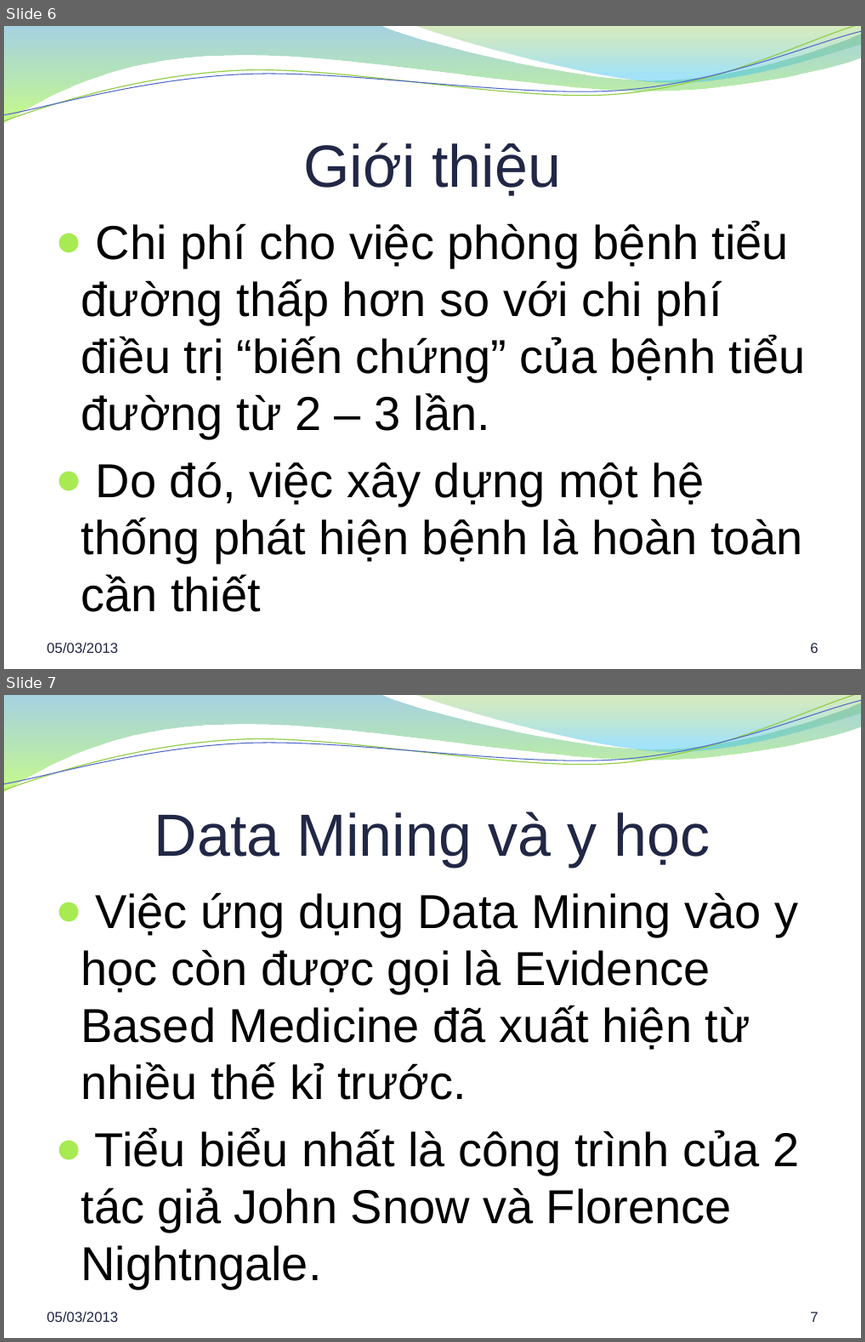
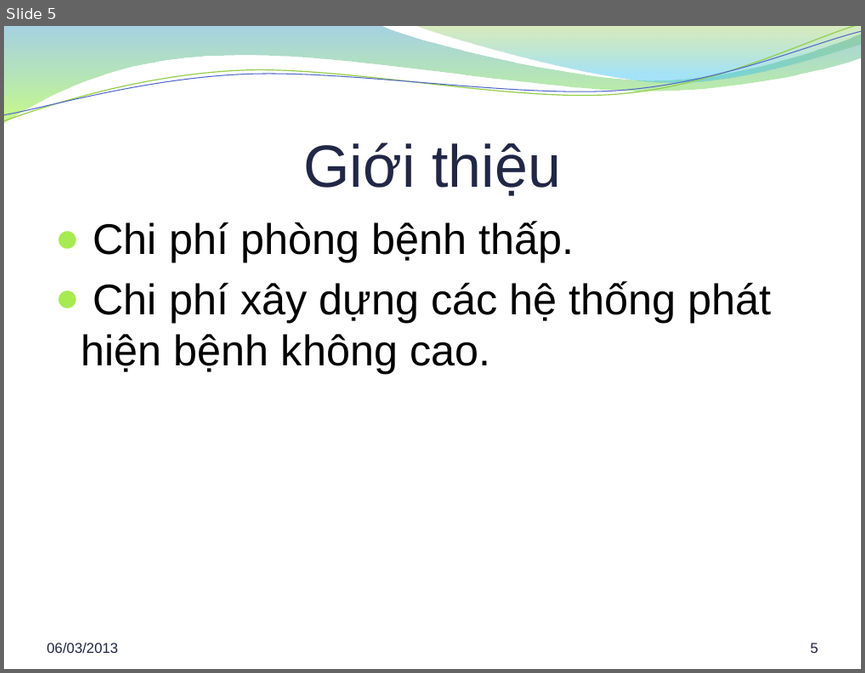
Before and after one commit to hung94it/benhvien, a slide deck: Diabetes/Documents/Report/Bao cao khoa luan.pptx. Shown one above the other, each under a label of ours: slides 6 and 7 before the commit, slide 5 after it. The pictures are 865x1342 and 865x673 pixels, drawn with LibreOffice and Linux fonts; fonts in the diff are those of the drawing; background and template pictures are left out. Boxes give left, top, right and bottom in pixels: in the first picture for what was removed or moved away, otherwise in the second. Text is boxed around its words. In the diff, an @@ line names an element or a change of style, - is before the commit and + after.

```diff
--- a/Diabetes/Documents/Report/Bao cao khoa luan.pptx
+++ b/Diabetes/Documents/Report/Bao cao khoa luan.pptx
@@ slide 7 removed at bbox=[4, 695, 861, 1338], background picture (left out); not listed: 4 template elements that a slide beside it also shows @@
@@ title removed at bbox=[154, 811, 710, 867] @@
-Data Mining và y học
@@ text removed at bbox=[81, 892, 799, 1288] @@
-● Việc ứng dụng Data Mining vào y học còn được gọi là Evidence Based Medicine đã xuất hiện từ nhiều thế kỉ trước.
-● Tiểu biểu nhất là công trình của 2 tác giả John Snow và Florence Nightngale.
@@ text removed at bbox=[46, 1311, 118, 1321] @@
-05/03/2013
@@ page number removed at bbox=[810, 1311, 817, 1321] @@
-7
@@ what was slide 6 is now slide 5 @@
@@ slide 5 changed as well @@
@@ text at bbox=[81, 221, 772, 374]: text changed; size 40 to 36 pt @@
-● Chi phí cho việc phòng bệnh tiểu đường thấp hơn so với chi phí điều trị “biến chứng” của bệnh tiểu đường từ 2 – 3 lần.
-● Do đó, việc xây dựng một hệ thống phát hiện bệnh là hoàn toàn cần thiết
+● Chi phí phòng bệnh thấp.
+● Chi phí xây dựng các hệ thống phát hiện bệnh không cao.
@@ text at bbox=[46, 642, 118, 652]: text changed @@
-05/03/2013
+06/03/2013
@@ page number at bbox=[810, 642, 817, 652]: text changed @@
-6
+5
```
Also in this commit, not shown: 23 other slides changed, 4 slides added, 4 other slides removed, 3 other files.
